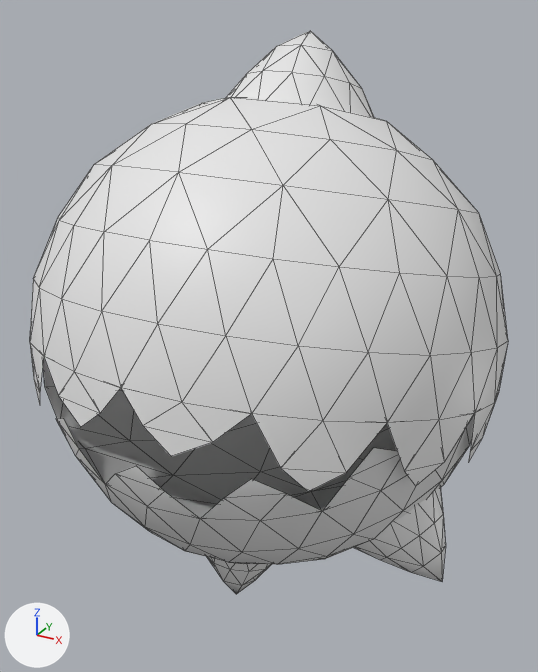
An edit to the FBX model AlterNo.5_2/Assets/Enemigos/Boss3/Boss3 Tierno_StandingPose.FBX, drawn before and after from the same camera.
Before and after are seen from a 50 mm lens placed at (0.857, -1.558, 0.923), pointed at (-0.008, 0.014, 0.137). The axes (+X, +Y, +Z) are drawn at lower left. The lights are the same throughout. Mesh edges are drawn as thin lines.

In view in the first picture: 'Boss3_Tame_Bottom', 'Boss3_Tame_Top'.
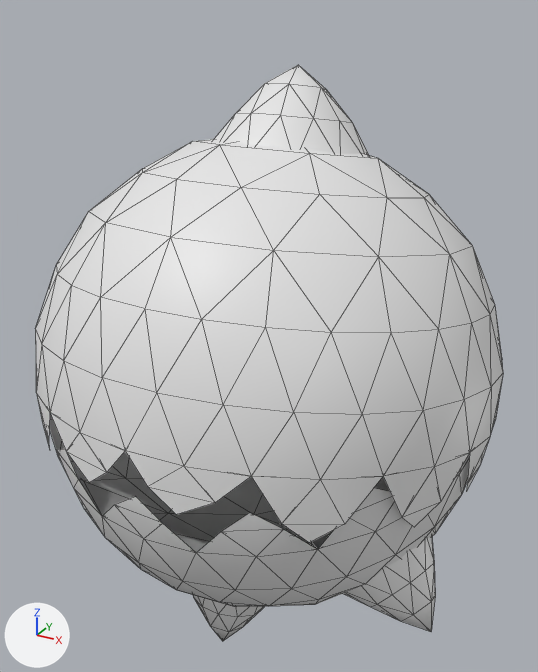
ob_star001 is not drawn itself; it is the parent of ob_dummy001.

The change, as a diff of the scene's bpy script:
```diff
--- a/AlterNo.5_2/Assets/Enemigos/Boss3/Boss3 Tierno_StandingPose.FBX.py
+++ b/AlterNo.5_2/Assets/Enemigos/Boss3/Boss3 Tierno_StandingPose.FBX.py
@@ ob_star001 @@
 ob_star001 = bpy.data.objects.new('Star001', None)
-ob_star001.location = (0.0, 0.0, 0.127)
+ob_star001.location = (0.0, 0.0, 0.0)
 ob_star001.scale = (0.01, 0.01, 0.01)
@@ ob_boss3_tame_top @@
 ob_boss3_tame_top = bpy.data.objects.new('Boss3_Tame_Top', me_mesh_001)
-ob_boss3_tame_top.location = (0.0, 0.003, 0.181)
-ob_boss3_tame_top.rotation_euler = (1.309, 0.0, 0.0)  # degrees (75, 0, 0)
+ob_boss3_tame_top.location = (0.0, 0.003, 0.094)
+ob_boss3_tame_top.rotation_euler = (1.396, 0.0, 0.0)  # degrees (80, 0, 0)
 ob_boss3_tame_top.scale = (0.01, 0.01, 0.01)
@@ ob_boss3_tame_bottom @@
 ob_boss3_tame_bottom.location = (0.0, 0.0, 1.429)
-ob_boss3_tame_bottom.rotation_euler = (0.314, 0.0, 0.0)  # degrees (18, 0, 0)
+ob_boss3_tame_bottom.rotation_euler = (0.209, 0.0, 0.0)  # degrees (12, 0, 0)
 ob_boss3_tame_bottom.scale = (2.25, 2.25, 2.25)
```

Where the change shows, as pixel boxes [x1, y1, x2, y2] in the pictures (538 x 672 px):
'Boss3_Tame_Top', moved, turned
    before: [30, 31, 508, 492]
    after: [35, 65, 503, 543]
'Boss3_Tame_Bottom', turned, moved
    before: [43, 358, 475, 594]
    after: [49, 413, 470, 642]
